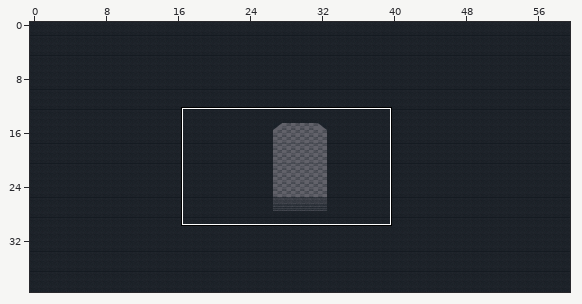
Tiled map (JSON), stored at assets/maps/exitAction2x.tmj. The first picture is a wide view before the edit; the outline marks the close-up.
Close-up. Earlier state:
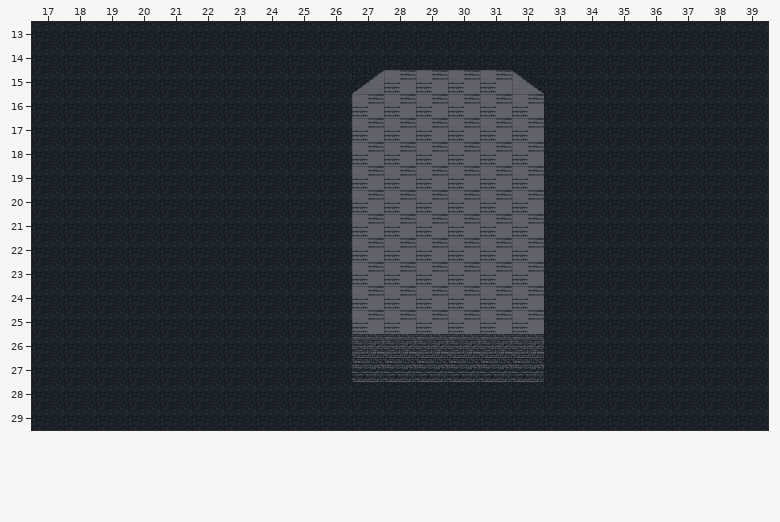
Cells are 40x30 px. Shown: x 17..39, y 13..29.
The same view after the edit:
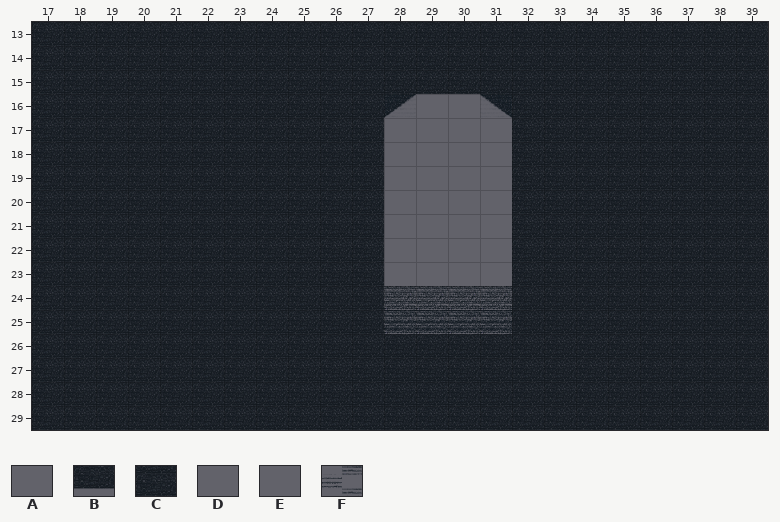
Key: from "tiles2x": A 0, B 2, C 3, D 8 flipped up-down, E 8 turned 180, F 29.
_ is an empty cell.
Tiles of an added or newly shown layer are drawn over the layers below it.
See-through tiles are keyed as they look on the map.
The edit:
Layer "Tile Layer 1" (now shown):
The edit adds tile A in row 15 at x 27 to 32; in rows 16 to 25 at x 27 and 32; in rows 26 to 27 at x 27 to 32.
The edit adds tile B in row 25 at x 28 to 31.
The edit adds tile C in row 24 at x 28 to 31.
The edit adds tile D in row 16 at x 28.
The edit adds tile E in row 16 at x 31.
Layer "Tile Layer 2" (now hidden):
The author cleared tile B in row 27 at x 27 to 32.
The author cleared tile C in row 26 at x 27 to 32.
The author cleared tile D in row 15 at x 27.
The author cleared tile E in row 15 at x 32.
The author cleared tile F in row 15 at x 28 to 31; in rows 16 to 25 at x 27 to 32.
Pixel boxes of the changes (left, top, right, bottom) in both close-ups:
changed: (352, 70, 544, 382)
